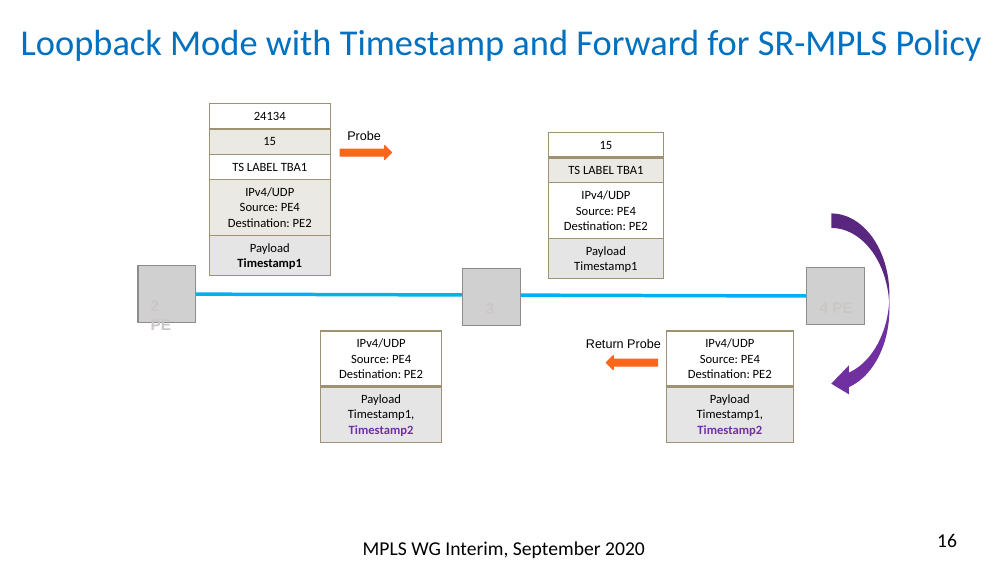
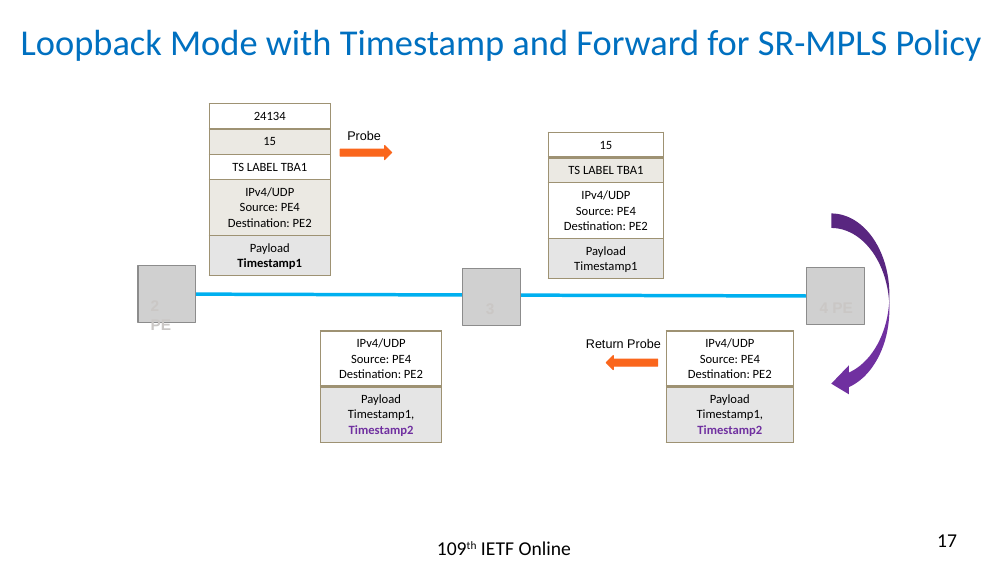
Before and after one commit to rakgandhi/ietf-slides, a slide deck: slide 17 of draft-gandhi-spring-sr-enhanced-plm-03.pptx (slide 16 before the commit). Drawn at 1008x567 pixels with LibreOffice and Linux fonts; fonts in the diff are those of the drawing; grey boxes stand for pictures. Boxes give left, top, right and bottom in pixels: in the first picture for what was removed or moved away, otherwise in the second. Text is boxed around its words. In the diff, an @@ line names an element or a change of style, - is before the commit and + after.

```diff
--- a/draft-gandhi-spring-sr-enhanced-plm-03.pptx
+++ b/draft-gandhi-spring-sr-enhanced-plm-03.pptx
@@ page number at [937, 534, 957, 547]: text changed @@
-16
+17
@@ text at [481, 541, 571, 555]: text changed @@
-MPLS WG Interim, September 2020
+109th IETF Online
```
Also in this commit, not shown: 16 other slides changed, 1 slide added, 1 other file.
